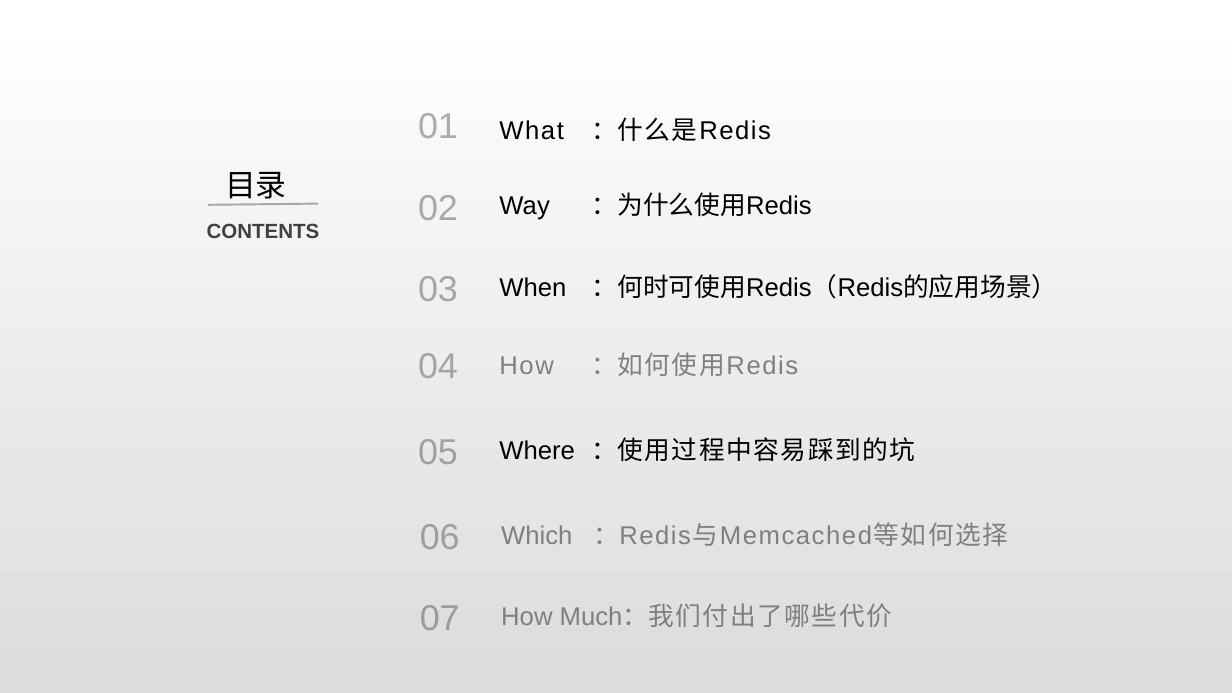
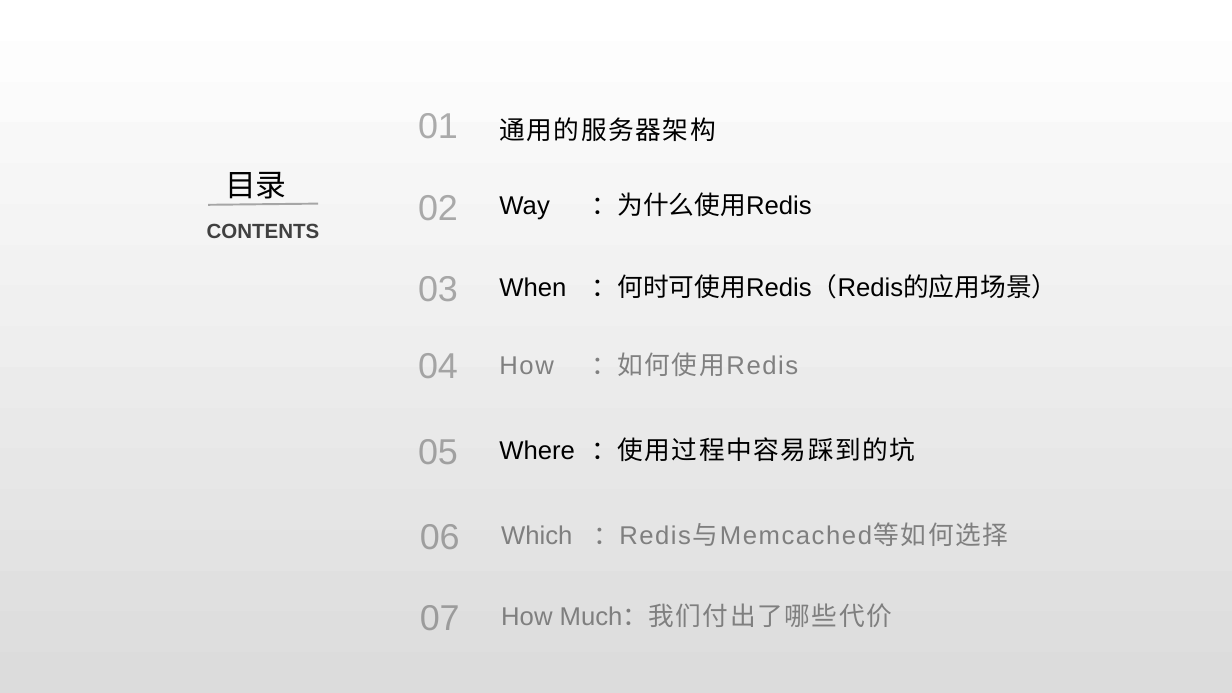
Before and after one commit to lori227/KFrame, a slide deck: slide 2 of _doc/KFrame.pptx. Drawn at 1232x693 pixels with LibreOffice and Linux fonts; fonts in the diff are those of the drawing. Boxes give left, top, right and bottom in pixels: in the first picture for what was removed or moved away, otherwise in the second. Text is boxed around its words. In the diff, an @@ line names an element or a change of style, - is before the commit and + after.

```diff
--- a/_doc/KFrame.pptx
+++ b/_doc/KFrame.pptx
@@ text at (499, 117, 715, 141): text changed @@
-What ：什么是Redis
+通用的服务器架构
```
